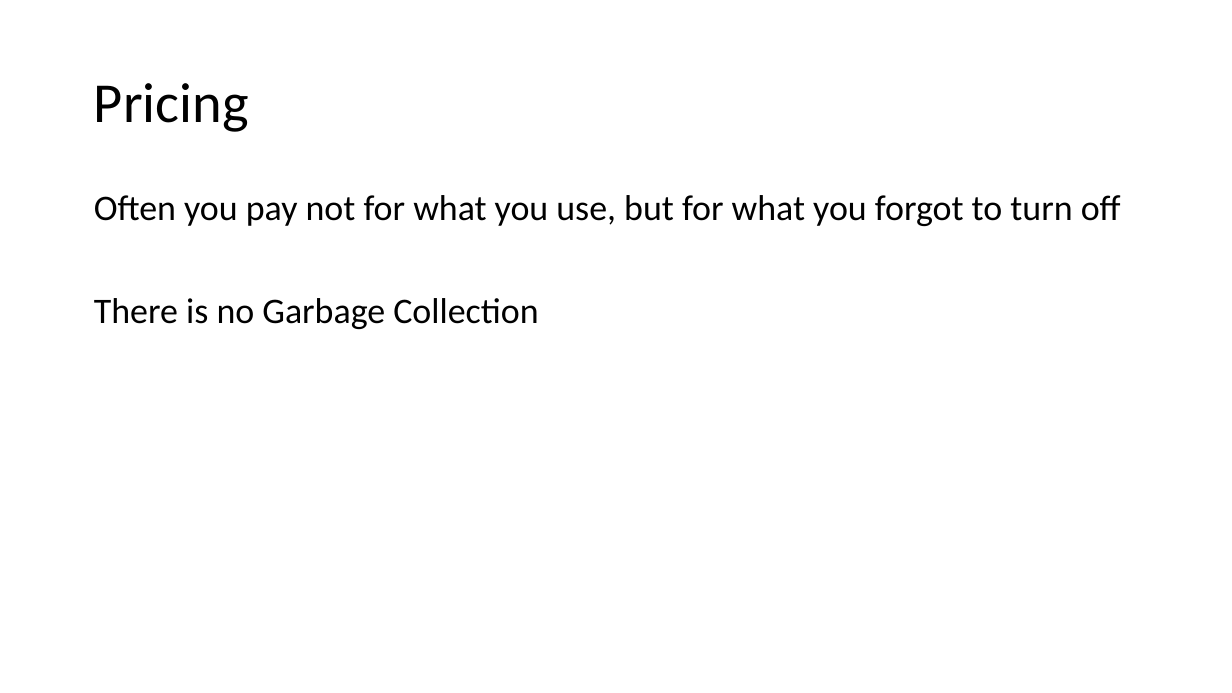
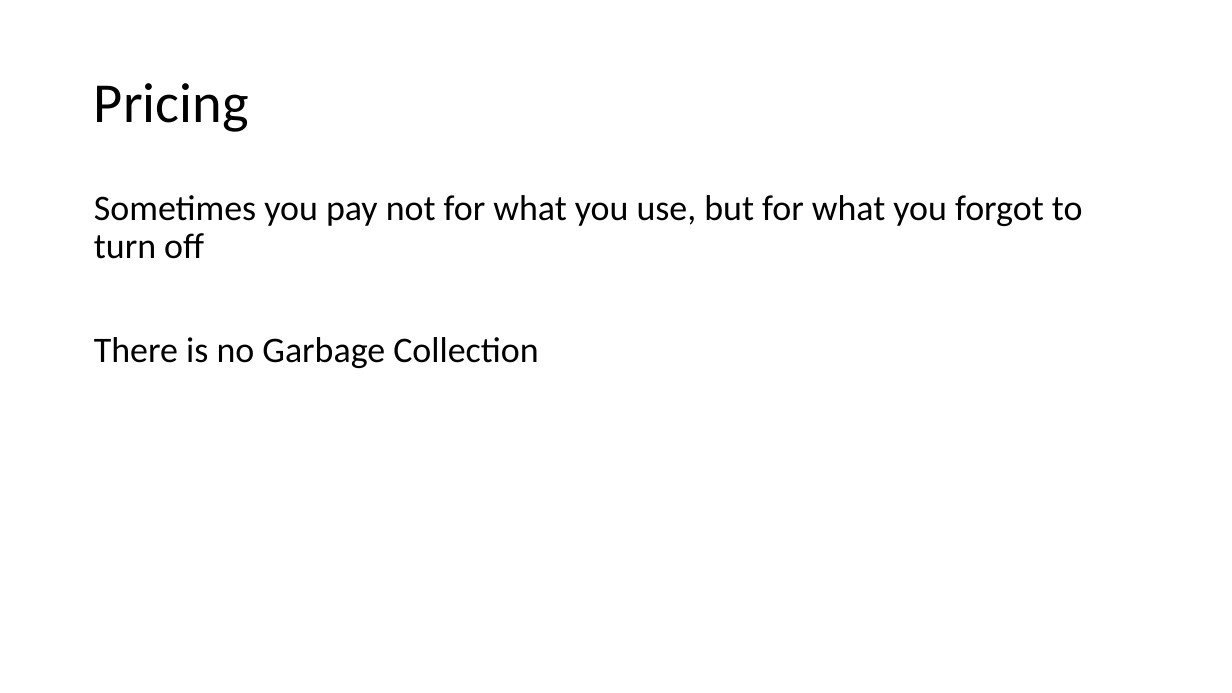
Before and after one commit to v1r7u/cloud_computing_old, a slide deck: slide 3 of presentations/05_Monitoring_Pricing.pptx. Drawn at 1232x693 pixels with LibreOffice and Linux fonts; fonts in the diff are those of the drawing. Boxes give left, top, right and bottom in pixels: in the first picture for what was removed or moved away, otherwise in the second. Text is boxed around its words. In the diff, an @@ line names an element or a change of style, - is before the commit and + after.

```diff
--- a/presentations/05_Monitoring_Pricing.pptx
+++ b/presentations/05_Monitoring_Pricing.pptx
@@ text at <box>94,195,1083,259</box>: text changed @@
-Often you pay not for what you use, but for what you forgot to turn off
+Sometimes you pay not for what you use, but for what you forgot to turn off
```
Also in this commit, not shown: 2 other slides changed, 4 other files.
